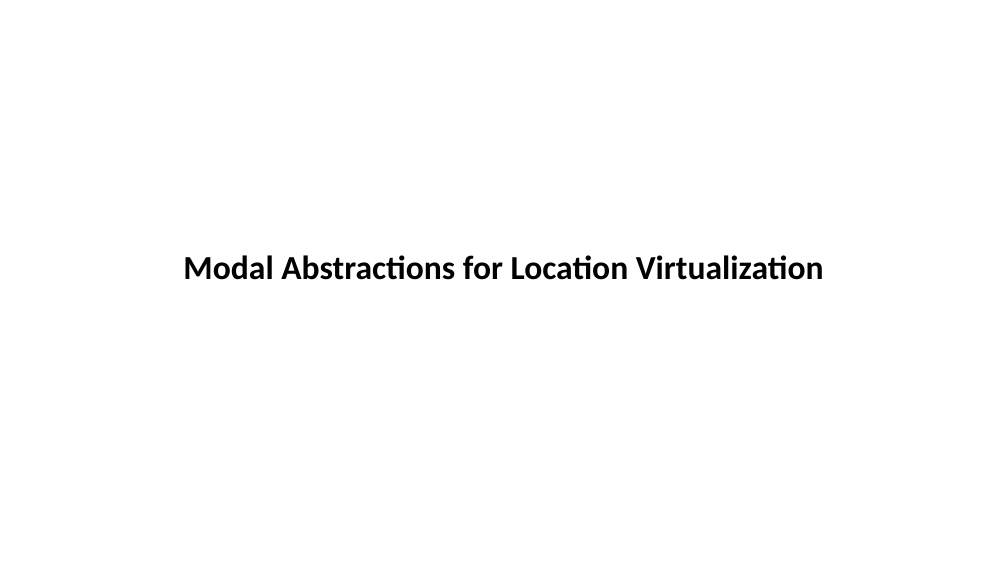
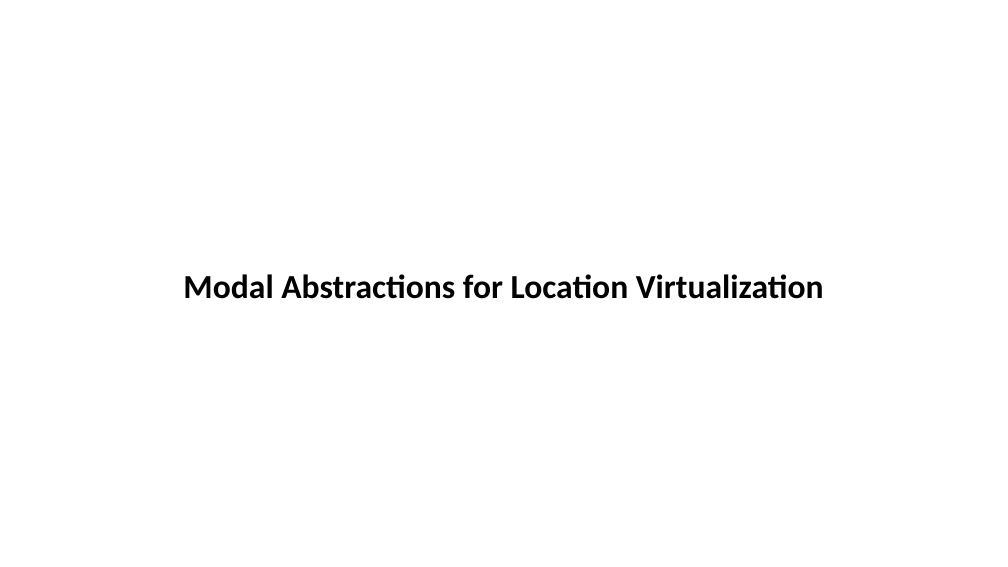
Before and after one commit to Contingent-Systems/modal_abstractions_presentations, a slide deck: slide 3 of upenn_may_24/proposal.pptx. Drawn at 1008x567 pixels with LibreOffice and Linux fonts; fonts in the diff are those of the drawing. Boxes give left, top, right and bottom in pixels: in the first picture for what was removed or moved away, otherwise in the second. Text is boxed around its words. In the diff, an @@ line names an element or a change of style, - is before the commit and + after.

```diff
--- a/upenn_may_24/proposal.pptx
+++ b/upenn_may_24/proposal.pptx
@@ title "Modal Abstractions for Location Virtualization": place and size @@
-title "Modal Abstractions for Location Virtualization" at (183,255,824,280)
+title "Modal Abstractions for Location Virtualization" at (183,274,824,299)
```
Also in this commit, not shown: 12 other slides changed.
